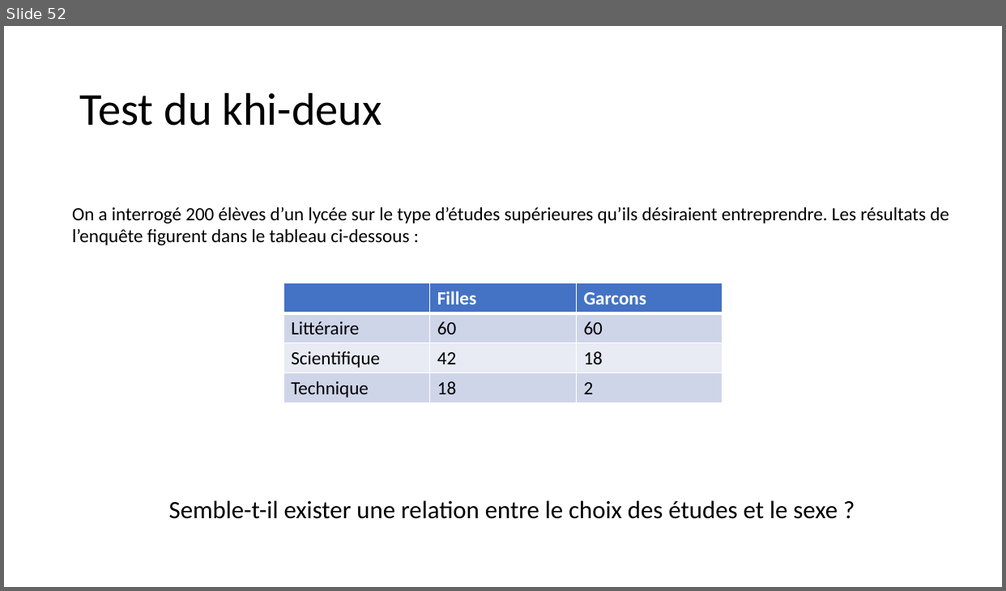
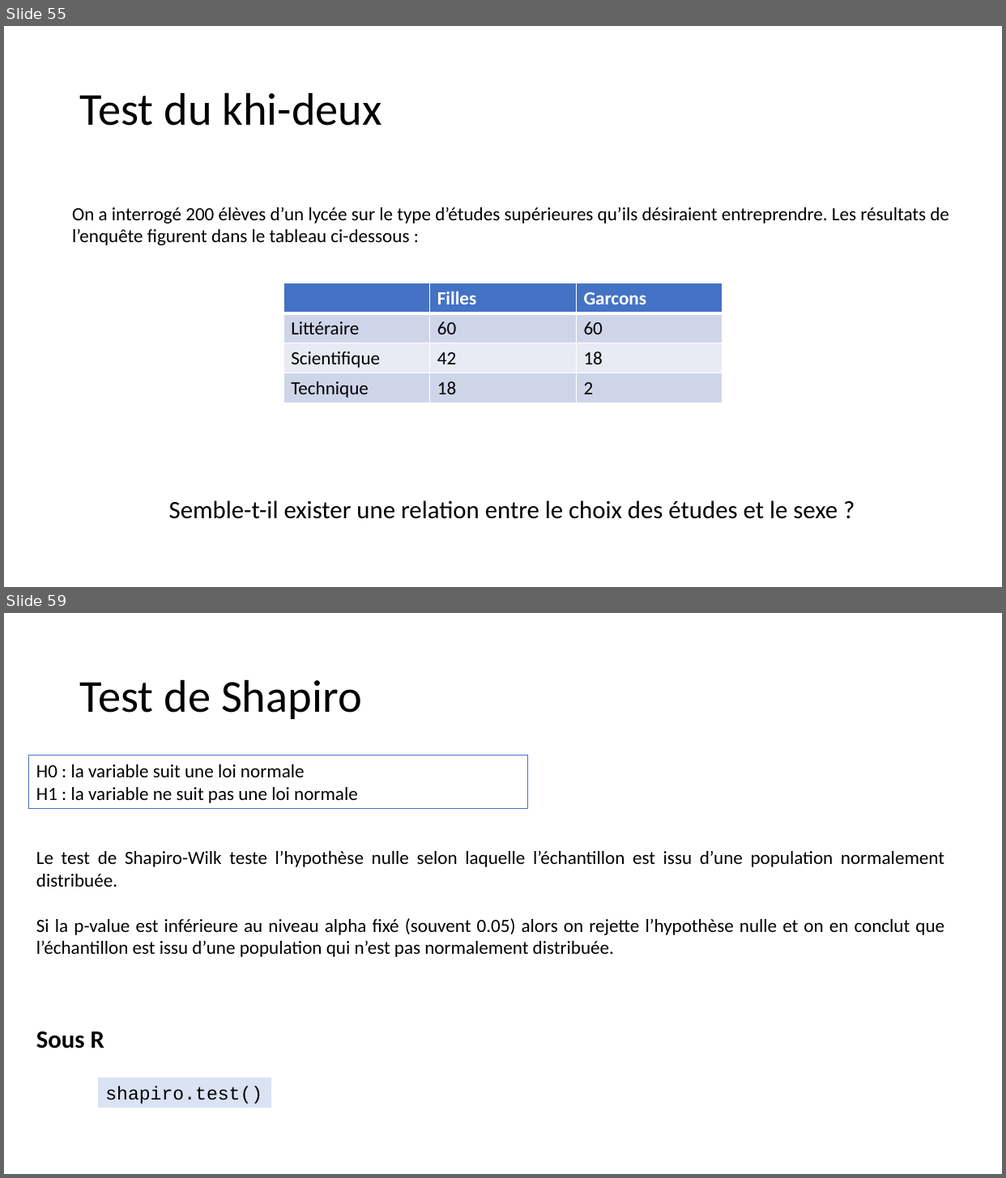
Before and after one commit to Arkantick/Enseignement_EPSI_LangageR, a slide deck: EPSI/Langage R/Statistiques Descriptives/Statistiques_Descriptives_R_Cours.pptx. Shown one above the other, each under a label of ours: slide 52 before the commit, slides 55 and 59 after it; the slides between them are not shown. The pictures are 1006x591 and 1006x1178 pixels, drawn with LibreOffice and Linux fonts; fonts in the diff are those of the drawing. Boxes give left, top, right and bottom in pixels: in the first picture for what was removed or moved away, otherwise in the second. Text is boxed around its words. In the diff, an @@ line names an element or a change of style, - is before the commit and + after.

```diff
--- a/EPSI/Langage R/Statistiques Descriptives/Statistiques_Descriptives_R_Cours.pptx
+++ b/EPSI/Langage R/Statistiques Descriptives/Statistiques_Descriptives_R_Cours.pptx
@@ slide 59 added at (4,613,1002,1174), background #FFFFFF @@
@@ title added at (80,679,362,719), 44 pt, text #000000 @@
+Test de Shapiro
@@ rectangle added at (28,756,528,808), outline #4472C4 0.75 pt, 18 pt, text #000000 @@
+H0 : la variable suit une loi normale
+H1 : la variable ne suit pas une loi normale
@@ text added at (36,851,944,957), 18 pt, text #000000 @@
+Le test de Shapiro-Wilk teste l’hypothèse nulle selon laquelle l’échantillon est issu d’une population normalement distribuée.
+Si la p-value est inférieure au niveau alpha fixé (souvent 0.05) alors on rejette l’hypothèse nulle et on en conclut que l’échantillon est issu d’une population qui n’est pas normalement distribuée.
@@ text added at (36,1031,104,1049), 24 pt, text #000000, bold @@
+Sous R
@@ rectangle added at (98,1078,271,1108), fill #DAE3F3, 18 pt, text #000000 @@
+shapiro.test()
@@ what was slide 52 is now slide 55 @@
```
Also in this commit, not shown: 8 slides changed, 6 other slides added, 2 slides removed, 1 other file.
